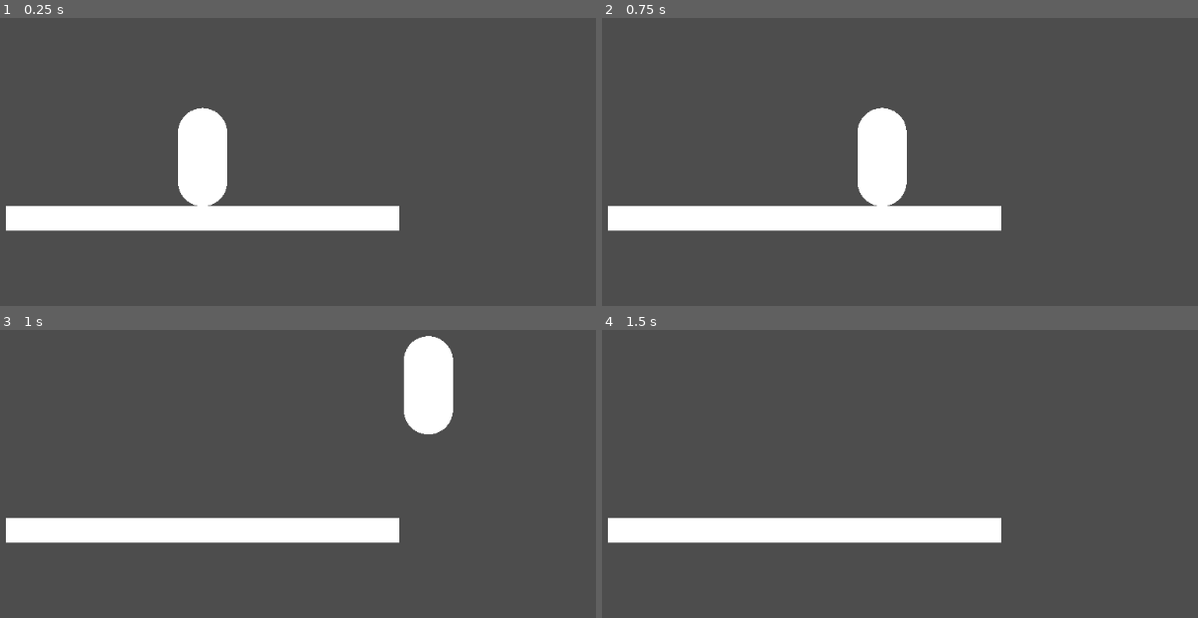
Above: before the commit, frames 1-4 (two rows, left to right).
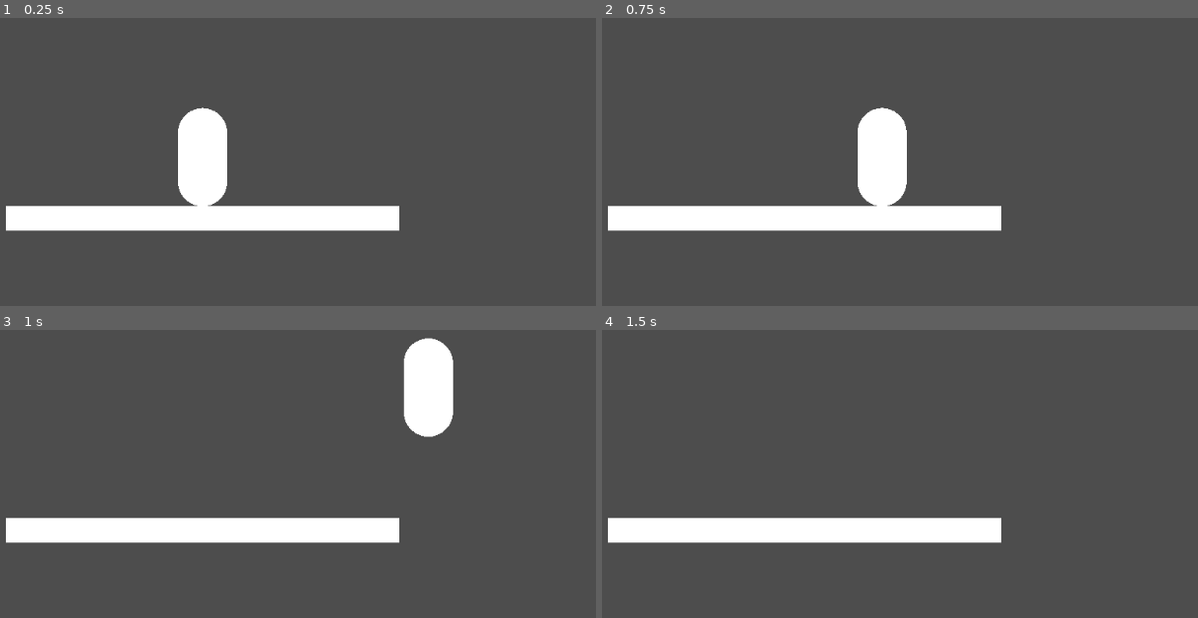
Above: after the commit, the same moments.

Repository: sushicastra/BBGame
Game: Godot game, scene res://scenes/main.tscn
The game is run twice, just before and just after one commit, with the same random seed, the same clock (stepped at 60 frames per second) and the same inputs.
Inputs:
- Up to frame 1 (0.25 s): no input
- Up to frame 2 (0.75 s): tap Enter at 0.5 s; hold D (right) from 0.53 s (still down)
- Up to frame 3 (1 s): keep holding D (right); tap Space (jump) at 0.77 s
- Up to frame 4 (1.5 s): keep holding D (right)

Frames 1-2 are identical in both runs. In frame 3, 0.2% of the frame differs, in the area x 67-77%, y 2-38%; in frame 4, nothing differs.

Commit message:
update

Diff:
--- a/platformer/scenes/player.tscn
+++ b/platformer/scenes/player.tscn
@@ -39,9 +39,12 @@
 
 [node name="JumpModule" type="Node" parent="."]
 script = ExtResource("5_262f3")
+JUMP_FORCE = 1600.0
+JUMP_CUT_FACTOR = 0.4
 
 [node name="GravityModule" type="Node" parent="."]
 script = ExtResource("5_t6ono")
+GRAVITY = 5000.0
 
 [node name="CollisionShape2D" type="CollisionShape2D" parent="."]
 shape = SubResource("CapsuleShape2D_q6icd")
Not shown, changed: docs/index.pck
